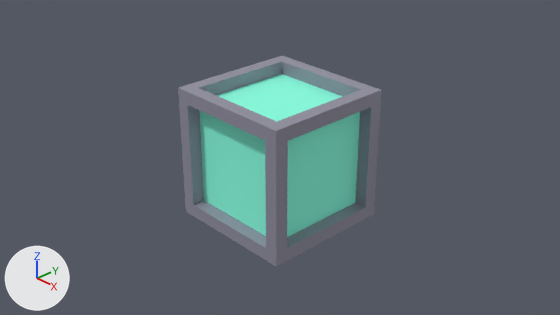
Before and after pictures for a commit that changed the Blender file Blender/Crate.blend.
One viewpoint serves both versions: the file's camera 'Camera'. Every picture has the same lights, and +X, +Y and +Z are marked at lower left. The first picture is the older version.
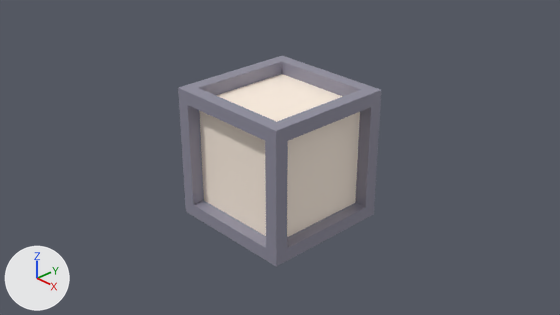
Boxes (x1, y1, x2, y2) around the edits, measured in the pictures (560 x 315 px):
'Cube', recoloured (cyan to grey): (187, 60, 372, 248) in both

Diff of the bpy script that builds the scene:
```diff
--- a/Blender/Crate.blend.py
+++ b/Blender/Crate.blend.py
@@ mat_wood @@
 mat_wood = principled_material('Wood')
-mat_wood.base_color = (0.251, 1.0, 0.76)  # cyan #89ffe2
+mat_wood.base_color = (1.0, 0.877, 0.763)  # pale yellow #fff1e2
 mat_wood.roughness = 0.95
```
